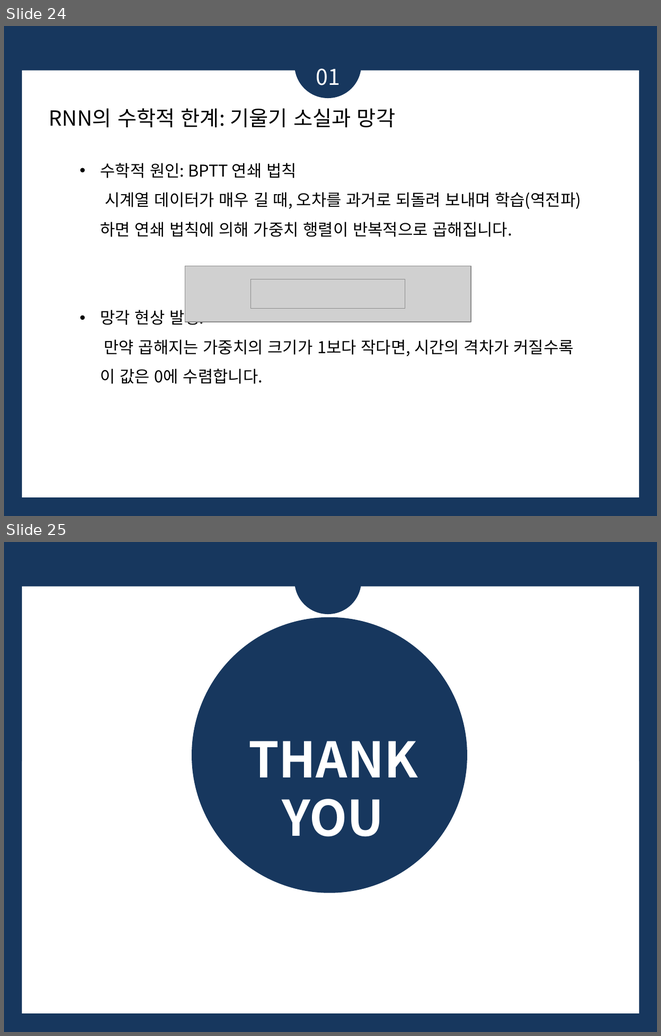
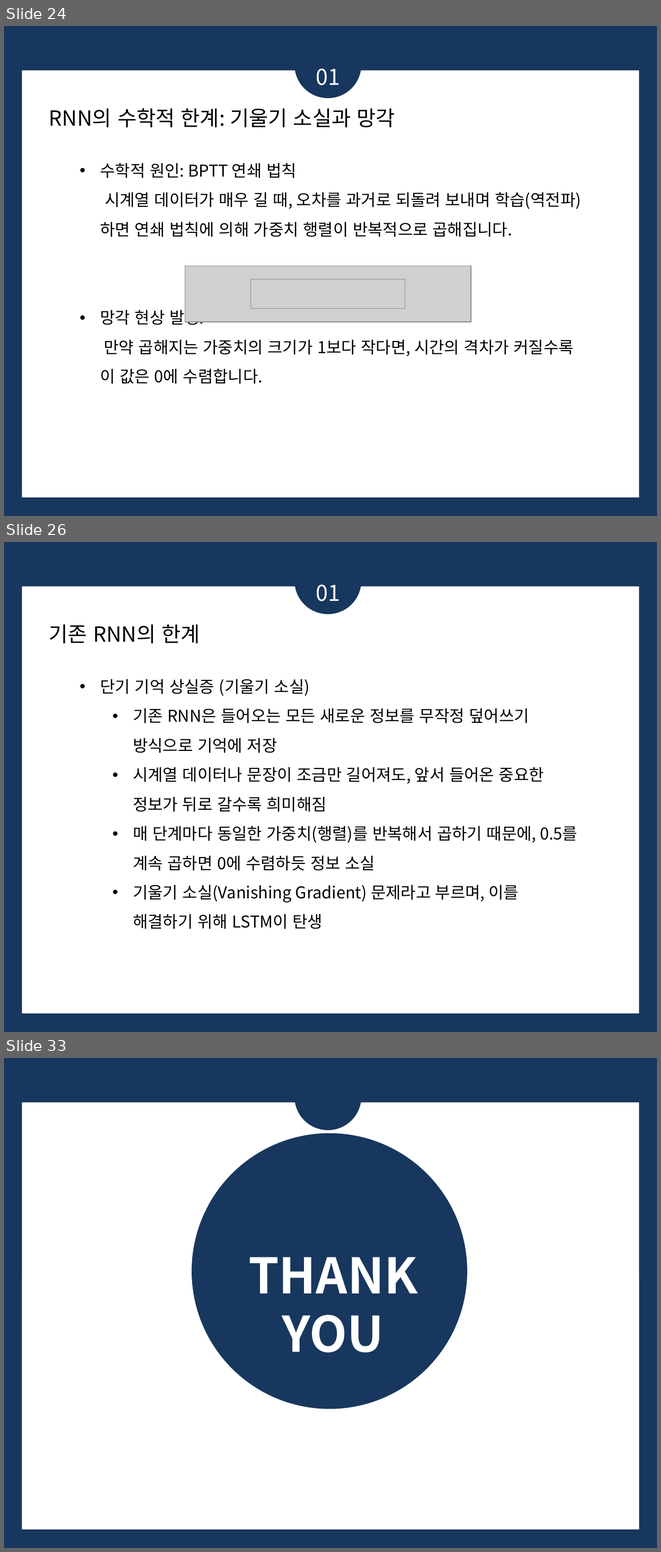
Before and after one commit to bsmoon-86/multicam_2025, a slide deck: PPT/딥러닝.pptx. Shown one above the other, each under a label of ours: slides 24 and 25 before the commit, slides 24, 26 and 33 after it; the slides between them are not shown. The pictures are 661x1036 and 661x1552 pixels, drawn with LibreOffice and Linux fonts; fonts in the diff are those of the drawing; grey boxes stand for pictures. Boxes give left, top, right and bottom in pixels: in the first picture for what was removed or moved away, otherwise in the second. Text is boxed around its words. In the diff, an @@ line names an element or a change of style, - is before the commit and + after.

```diff
--- a/PPT/딥러닝.pptx
+++ b/PPT/딥러닝.pptx
@@ slide 26 added at [4, 542, 657, 1032], background #17375E; not listed: 1 template element that a slide beside it also shows @@
@@ ellipse added at [294, 547, 361, 614], fill #17375E @@
@@ text added at [316, 584, 340, 601], 24 pt, text #FFFFFF @@
+01
@@ text added at [49, 624, 200, 643], 23 pt, text #000000 @@
+기존 RNN의 한계
@@ text added at [100, 679, 577, 929], 18 pt, text #000000 @@
+• 단기 기억 상실증 (기울기 소실)
+  • 기존 RNN은 들어오는 모든 새로운 정보를 무작정 덮어쓰기 방식으로 기억에 저장
+  • 시계열 데이터나 문장이 조금만 길어져도, 앞서 들어온 중요한 정보가 뒤로 갈수록 희미해짐
+  • 매 단계마다 동일한 가중치(행렬)를 반복해서 곱하기 때문에, 0.5를 계속 곱하면 0에 수렴하듯 정보 소실
+  • 기울기 소실(Vanishing Gradient) 문제라고 부르며, 이를 해결하기 위해 LSTM이 탄생
@@ what was slide 25 is now slide 33 @@
```
Also in this commit, not shown: 7 other slides added.
